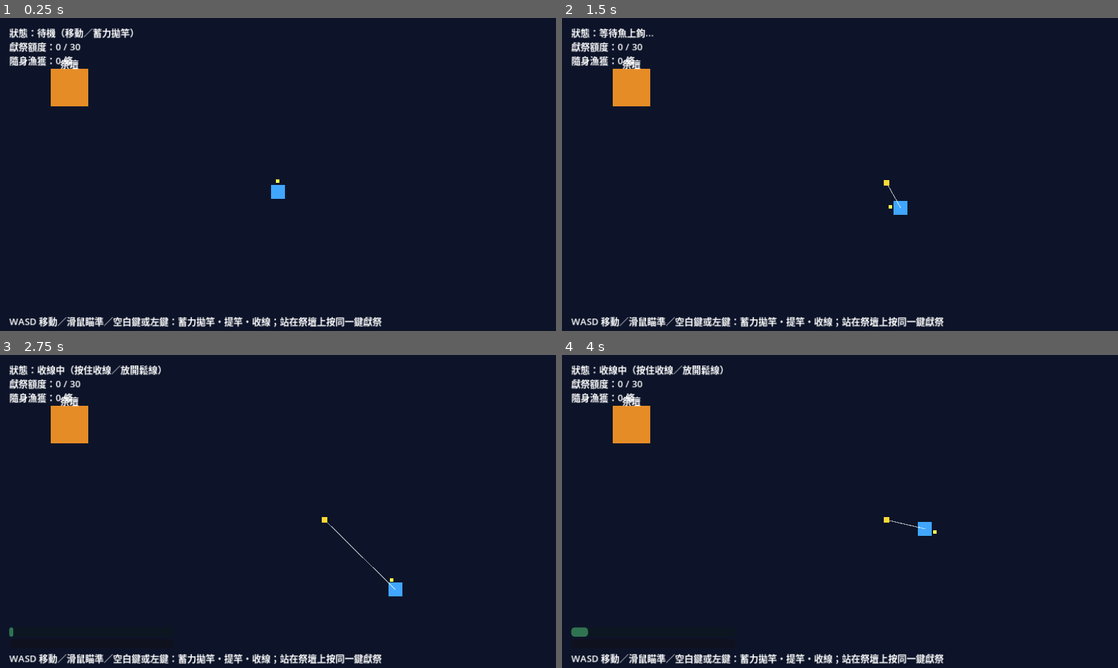
Above: before the commit, frames 1-4 (two rows, left to right).
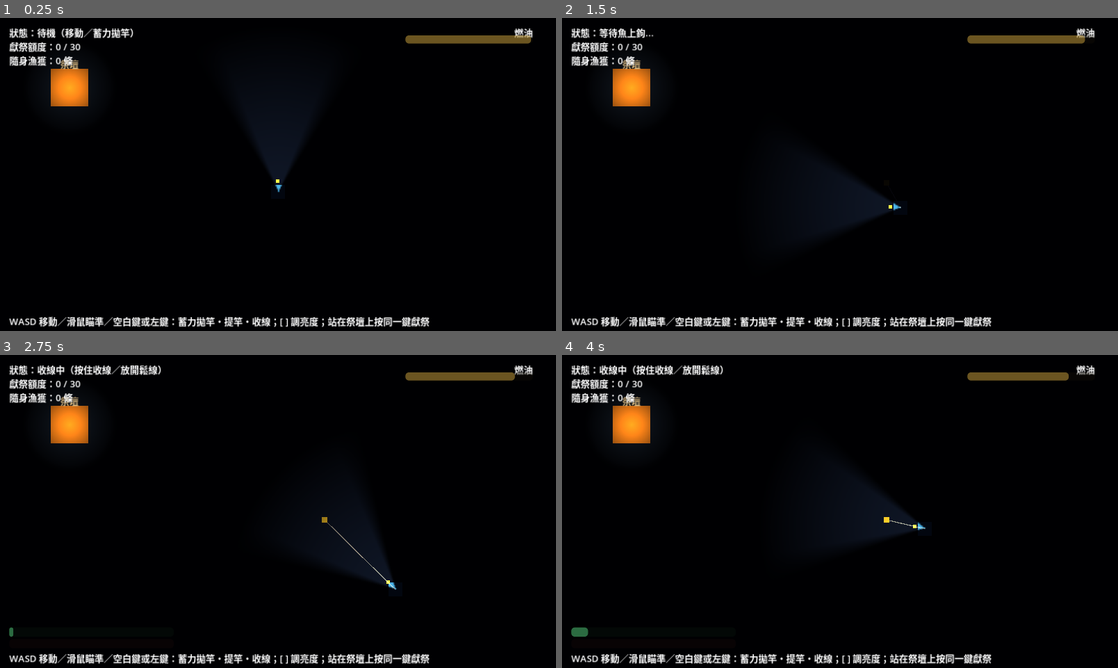
Above: after the commit, the same moments.

Repository: brian18964-bot/fishock
Game: Godot game, scene res://scenes/main.tscn
The game is run twice, just before and just after one commit, with the same random seed, the same clock (stepped at 60 frames per second) and the same inputs.
Inputs (mouse positions are in pixels of both pictures, inside the frame that each line leads up to):
- Up to frame 1 (0.25 s): no input
- Up to frame 2 (1.5 s): tap Enter at 0.5 s; move the mouse to (962, 158) at 0.52 s; hold D 0.53-1.28 s; click (962, 158) at 0.67 s; tap Space at 0.77 s; move the mouse to (728, 190) at 1.27 s; hold S from 1.28 s (still down); click (728, 190) at 1.42 s
- Up to frame 3 (2.75 s): tap Space at 1.52 s; move the mouse to (333, 442) at 2.02 s; release S at 2.03 s; hold D from 2.03 s (still down); click (333, 442) at 2.17 s
- Up to frame 4 (4 s): move the mouse to (812, 574) at 2.77 s; release D at 2.78 s; hold W 2.78-3.53 s; click (812, 574) at 2.92 s; tap Space at 3.02, 3.77 s; move the mouse to (1006, 558) at 3.52 s; hold A from 3.53 s (still down); click (1006, 558) at 3.67 s

The runs differ from the first frame. In frame 1, 95% of the frame differs, in the area x 0-100%, y 0-100%; in frame 2, 95%; in frame 3, 95%; in frame 4, 94%.

Commit message:
Add lantern light cone and fixed altar light circle
Darkens the whole scene with CanvasModulate and reveals it through a
procedurally-generated directional light cone (no art assets needed)
that follows aim direction and drains fuel by brightness. The altar
gets a fixed, always-on light circle that refuels instead of draining.
Reeling now locks facing/light onto the fish direction instead of the
mouse, per design doc 4.4.

Co-Authored-By: Claude Sonnet 5 <noreply@anthropic.com>
Claude-Session: https://claude.ai/code/session_01E8ouZNnFGnS8DUZSFp8fpg

Diff:
--- a/scenes/main.tscn
+++ b/scenes/main.tscn
@@ -19,9 +19,14 @@
 color = Color(0.05, 0.08, 0.16, 1)
 mouse_filter = 2
 
+[node name="Darkness" type="CanvasModulate" parent="."]
+color = Color(0.035, 0.035, 0.06, 1)
+
 [node name="Altar" type="Area2D" parent="."]
 position = Vector2(120, 120)
 script = ExtResource("3")
+
+[node name="Light" type="PointLight2D" parent="Altar"]
 
 [node name="Visual" type="ColorRect" parent="Altar"]
 offset_left = -32.0
@@ -125,4 +130,22 @@
 offset_top = 510.0
 offset_right = 900.0
 offset_bottom = 534.0
-text = "WASD 移動／滑鼠瞄準／空白鍵或左鍵：蓄力拋竿・提竿・收線；站在祭壇上按同一鍵獻祭"
+text = "WASD 移動／滑鼠瞄準／空白鍵或左鍵：蓄力拋竿・提竿・收線；[ ] 調亮度；站在祭壇上按同一鍵獻祭"
+
+[node name="FuelLabel" type="Label" parent="HUD/Panel"]
+offset_left = 700.0
+offset_top = 12.0
+offset_right = 920.0
+offset_bottom = 28.0
+text = "燃油"
+horizontal_alignment = 2
+
+[node name="FuelBar" type="ProgressBar" parent="HUD/Panel"]
+offset_left = 700.0
+offset_top = 30.0
+offset_right = 920.0
+offset_bottom = 44.0
+max_value = 100.0
+step = 0.1
+show_percentage = false
+modulate = Color(1, 0.8, 0.3, 1)
--- a/scenes/player.tscn
+++ b/scenes/player.tscn
@@ -1,6 +1,7 @@
-[gd_scene load_steps=3 format=3]
+[gd_scene load_steps=4 format=3]
 
 [ext_resource type="Script" path="res://scripts/player.gd" id="1"]
+[ext_resource type="Script" path="res://scripts/lantern.gd" id="2"]
 
 [sub_resource type="RectangleShape2D" id="RectangleShape2D_1"]
 size = Vector2(24, 24)
@@ -24,3 +25,6 @@
 
 [node name="CollisionShape2D" type="CollisionShape2D" parent="."]
 shape = SubResource("RectangleShape2D_1")
+
+[node name="Lantern" type="PointLight2D" parent="."]
+script = ExtResource("2")
--- a/scripts/altar.gd
+++ b/scripts/altar.gd
@@ -1,8 +1,14 @@
 extends Area2D
+
+@onready var light: PointLight2D = $Light
 
 func _ready() -> void:
 	body_entered.connect(_on_body_entered)
 	body_exited.connect(_on_body_exited)
+	light.texture = LightTextureFactory.make_radial_texture()
+	light.texture_scale = 0.65
+	light.color = Color(1.0, 0.85, 0.55)
+	light.energy = 1.4
 
 func _on_body_entered(body: Node2D) -> void:
 	if body.has_method("set_in_altar"):
--- a/scripts/hud.gd
+++ b/scripts/hud.gd
@@ -14,8 +14,10 @@
 @onready var message_label: Label = $Panel/MessageLabel
 @onready var progress_bar: ProgressBar = $Panel/ProgressBar
 @onready var tension_bar: ProgressBar = $Panel/TensionBar
+@onready var fuel_bar: ProgressBar = $Panel/FuelBar
 
 var _message_timer: float = 0.0
+var _lantern: PointLight2D
 
 
 func _ready() -> void:
@@ -29,12 +31,17 @@
 	_on_inventory_updated(GameState.carried_fish)
 	_on_state_changed("IDLE")
 
+	_lantern = player.get_node("Lantern")
+	fuel_bar.max_value = _lantern.MAX_FUEL
+	fuel_bar.value = _lantern.fuel
+
 
 func _process(delta: float) -> void:
 	if _message_timer > 0.0:
 		_message_timer -= delta
 		if _message_timer <= 0.0:
 			message_label.text = ""
+	fuel_bar.value = _lantern.fuel
 
 
 func _on_state_changed(new_state: String) -> void:
--- /dev/null
+++ b/scripts/lantern.gd
@@ -0,0 +1,46 @@
+extends PointLight2D
+
+## Directional lantern (design doc §2.1). Brightness trades light reach for
+## fuel burn; standing in a fixed light (altar) refuels instead of draining.
+## `[` / `]` are desktop placeholders for a future HUD brightness control.
+
+const MAX_FUEL := 100.0
+const DRAIN_RATE := 7.0
+const REFUEL_RATE := 35.0
+const MIN_BRIGHTNESS := 0.35
+const MAX_BRIGHTNESS := 1.0
+const BRIGHTNESS_STEP := 0.5
+const MIN_SCALE := 1.1
+const MAX_SCALE := 2.6
+
+var fuel: float = MAX_FUEL
+var brightness: float = 0.75
+
+@onready var _player: Node2D = get_parent()
+
+
+func _ready() -> void:
+	texture = LightTextureFactory.make_cone_texture()
+	color = Color(1.0, 0.92, 0.75)
+
+
+func _process(delta: float) -> void:
+	_handle_brightness_input(delta)
+
+	if _player.in_altar_zone:
+		fuel = min(fuel + REFUEL_RATE * delta, MAX_FUEL)
+	else:
+		fuel = max(fuel - DRAIN_RATE * brightness * delta, 0.0)
+
+	var out_of_fuel := fuel <= 0.0
+	visible = not out_of_fuel
+	rotation = _player.aim_dir.angle()
+	texture_scale = lerp(MIN_SCALE, MAX_SCALE, brightness)
+	energy = lerp(0.7, 1.3, brightness)
+
+
+func _handle_brightness_input(delta: float) -> void:
+	if Input.is_key_pressed(KEY_BRACKETLEFT):
+		brightness = clamp(brightness - BRIGHTNESS_STEP * delta, MIN_BRIGHTNESS, MAX_BRIGHTNESS)
+	elif Input.is_key_pressed(KEY_BRACKETRIGHT):
+		brightness = clamp(brightness + BRIGHTNESS_STEP * delta, MIN_BRIGHTNESS, MAX_BRIGHTNESS)
--- /dev/null
+++ b/scripts/light_texture_factory.gd
@@ -0,0 +1,43 @@
+class_name LightTextureFactory
+extends RefCounted
+
+## Procedurally builds soft light textures at runtime so the prototype needs
+## no external art assets yet. Cone points toward +X; rotate the node using
+## it to aim.
+
+static func make_cone_texture(size: int = 256, half_angle_deg: float = 32.0, feather_deg: float = 10.0) -> ImageTexture:
+	var img := Image.create(size, size, false, Image.FORMAT_RGBA8)
+	var center := Vector2(size / 2.0, size / 2.0)
+	var max_radius := size / 2.0
+	var half_angle := deg_to_rad(half_angle_deg)
+	var feather := deg_to_rad(feather_deg)
+	for y in range(size):
+		for x in range(size):
+			var offset := Vector2(x, y) - center
+			var dist := offset.length()
+			var alpha := 0.0
+			if dist <= max_radius:
+				var angle: float = abs(offset.angle())
+				var angle_falloff := 1.0
+				if angle > half_angle:
+					angle_falloff = 0.0
+				elif angle > half_angle - feather:
+					angle_falloff = 1.0 - (angle - (half_angle - feather)) / feather
+				var dist_falloff := 1.0 - pow(dist / max_radius, 1.4)
+				alpha = clamp(angle_falloff * dist_falloff, 0.0, 1.0)
+			img.set_pixel(x, y, Color(1, 1, 1, alpha))
+	return ImageTexture.create_from_image(img)
+
+
+static func make_radial_texture(size: int = 256, feather: float = 0.15) -> ImageTexture:
+	var img := Image.create(size, size, false, Image.FORMAT_RGBA8)
+	var center := Vector2(size / 2.0, size / 2.0)
+	var max_radius := size / 2.0
+	for y in range(size):
+		for x in range(size):
+			var dist := (Vector2(x, y) - center).length() / max_radius
+			var alpha := clamp(1.0 - dist, 0.0, 1.0)
+			if dist > 1.0 - feather:
+				alpha *= (1.0 - dist) / feather
+			img.set_pixel(x, y, Color(1, 1, 1, alpha))
+	return ImageTexture.create_from_image(img)
--- a/scripts/player.gd
+++ b/scripts/player.gd
@@ -55,9 +55,16 @@
 
 
 func _update_aim() -> void:
-	var to_mouse := get_global_mouse_position() - global_position
-	if to_mouse.length() > 4.0:
-		aim_dir = to_mouse.normalized()
+	if state == State.REELING:
+		# Design doc §4.4: while reeling, facing/light lock onto the fish
+		# instead of free mouse aim, so the player isn't fighting two things.
+		var to_fish := cast_target - global_position
+		if to_fish.length() > 1.0:
+			aim_dir = to_fish.normalized()
+	else:
+		var to_mouse := get_global_mouse_position() - global_position
+		if to_mouse.length() > 4.0:
+			aim_dir = to_mouse.normalized()
 	facing_indicator.position = aim_dir * 18.0 - Vector2(3.0, 3.0)
 
 
